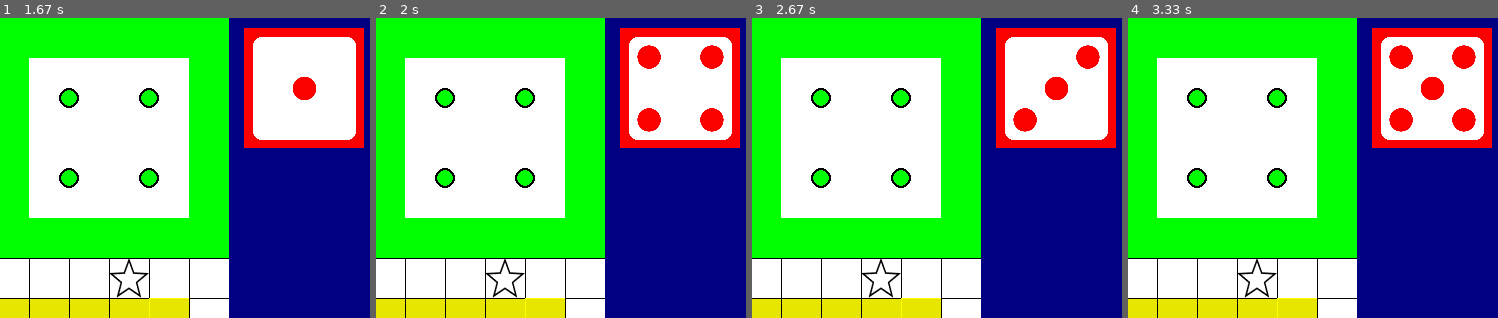
Above: before the commit, frames 1-4 (left to right).
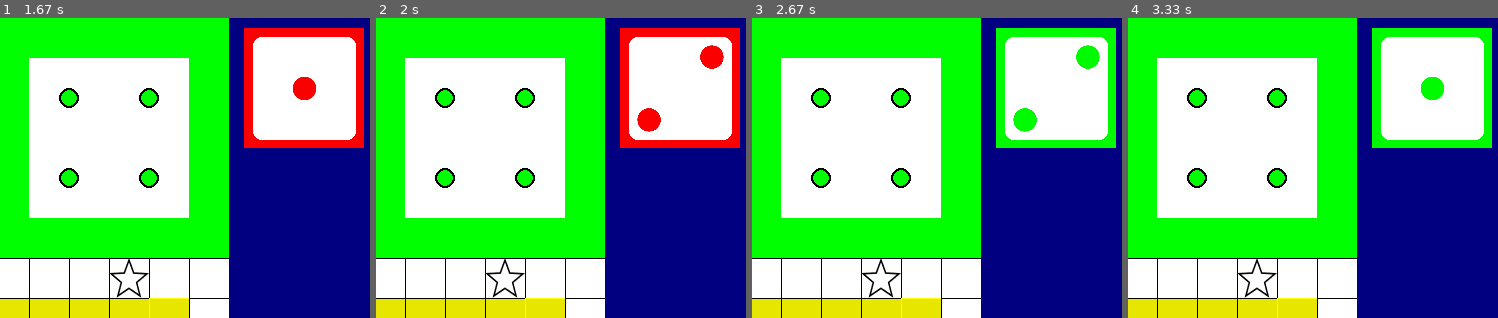
Above: after the commit, the same moments.

Repository: MashaalSayeed/Ludo
Game: pygame game, started from ludo.py
Same seed, same stepped clock (60 frames per second), same inputs: the game is played once before the commit and once after it.
Inputs (mouse positions are % of the whole screen's width and height, from its top left):
- Up to frame 1 (1.67 s): click (51, 89) at 0.38 s; click (91, 12) at 0.72 s; click (11, 13) at 1.55 s
- Up to frame 2 (2 s): no input
- Up to frame 3 (2.67 s): click (91, 12) at 2.38 s
- Up to frame 4 (3.33 s): no input
The pictures show only the part of the screen within x 50-100%, y 0-50%; the shares and areas given below are measured in that part.

Frame 1 is identical in both runs. In frame 2, 0.8% of the frame differs, in the area x 70-95%, y 9-38%; in frame 3, 4.7%; in frame 4, 5.4%, in the area x 65-99%, y 3-44%.

Commit message:
Random bug fix

Diff:
--- a/ludo.py
+++ b/ludo.py
@@ -104,13 +104,12 @@
     "Dice class mainly for GUI purpose"
     current = 1
     rolling = -1
-    finish = turn = None
+    finish = None
 
     def __init__(self, turn):
         super().__init__()
 
         self.images = [pygame.transform.scale(pygame.image.load(f"images/dice{i}.png"), DICE_SIZE) for i in range(1, 7)]
-
         self.turn = turn
         self.draw(self.images[0], turn)
         self.rect = self.image.get_rect(center=DICE_POS)
@@ -126,7 +125,7 @@
 
     def update(self):
         "Handle animation logic here (rolls for 36 frames)"
-        if -1 < self.rolling < 66:
+        if -1 < self.rolling < 36:
             self.draw(self.images[(self.rolling//4)%6], self.turn)
             self.rolling += 1
         elif self.rolling == 36:
@@ -343,7 +342,7 @@
         return self.center[0] + triangles[index][0] * TILEX * 1.5, self.center[1] + triangles[index][1] * TILEY * 1.5
 
 
-class Game(object):
+class Game:
     "Main game class, handles player selection GUI as well as handling user inputs (dice, piece)"
     players = [RED, GREEN, YELLOW, BLUE]
     AI = humans = []
@@ -353,7 +352,6 @@
     turn = 0
 
     def __init__(self):
-        super().__init__()
         pygame.init()
 
         self.screen = pygame.display.set_mode((SCREENX, SCREENY))
